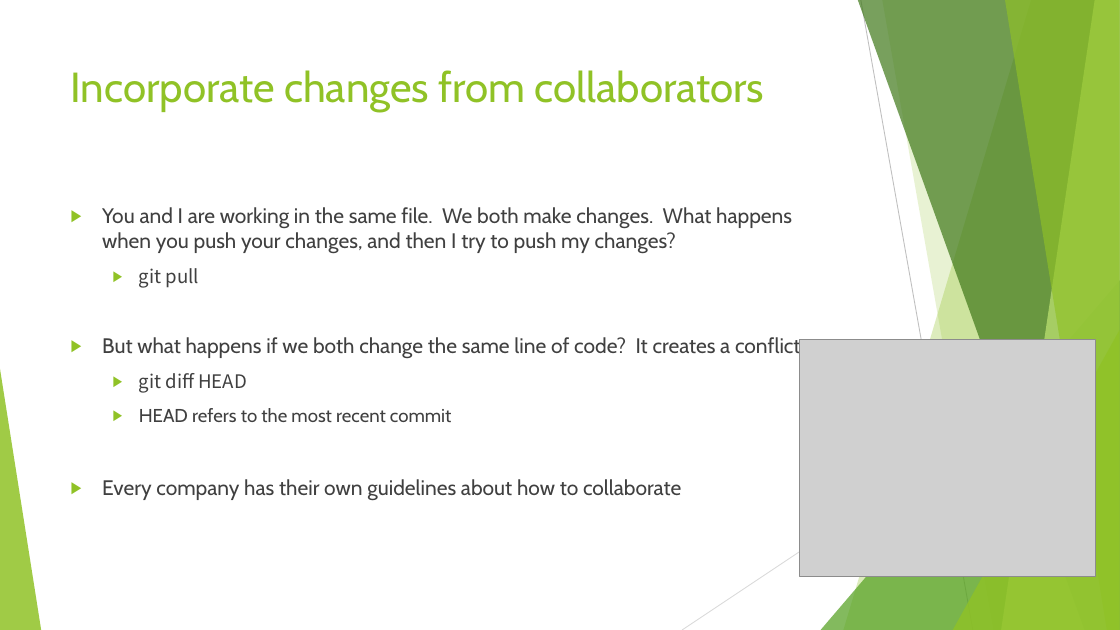
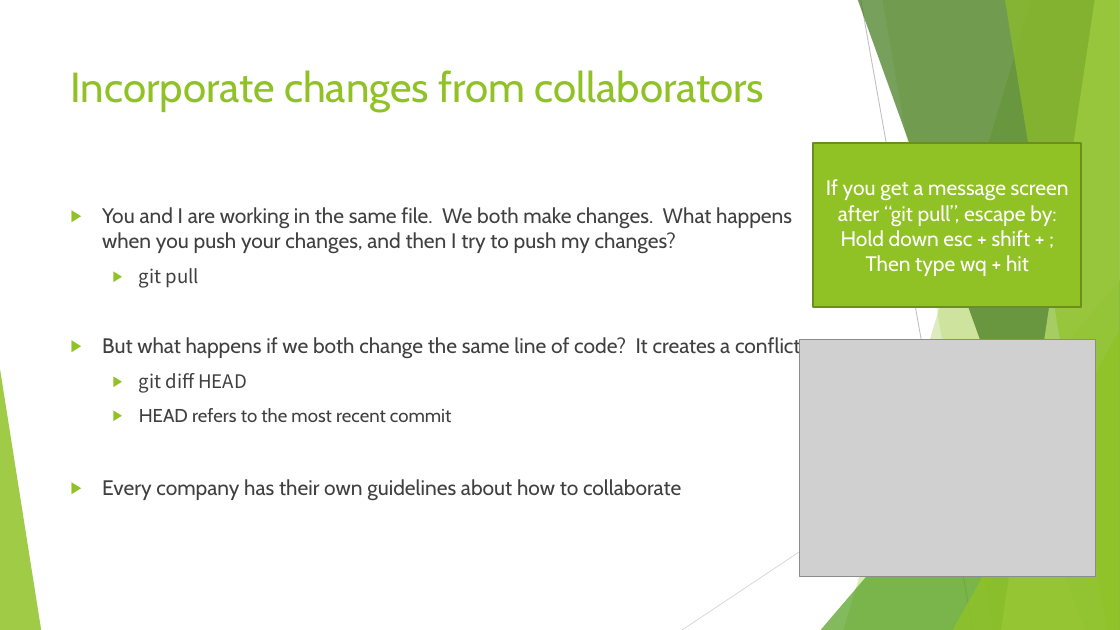
Before and after one commit to sarawille/Collaboration, a slide deck: slide 10 of GitHub #2.pptx. Drawn at 1120x630 pixels with LibreOffice and Linux fonts; fonts in the diff are those of the drawing; grey boxes stand for pictures. Boxes give left, top, right and bottom in pixels: in the first picture for what was removed or moved away, otherwise in the second. Text is boxed around its words. In the diff, an @@ line names an element or a change of style, - is before the commit and + after.

Commit message:
Version with git pull message escape directions

```diff
--- a/GitHub #2.pptx
+++ b/GitHub #2.pptx
@@ rectangle added at [813, 144, 1081, 308], fill #90C226, outline #6B901C 1.5 pt, 18 pt, text #FFFFFF @@
+If you get a message screen after “git pull”, escape by:
+Hold down esc + shift + ;
+Then type wq + hit
```
